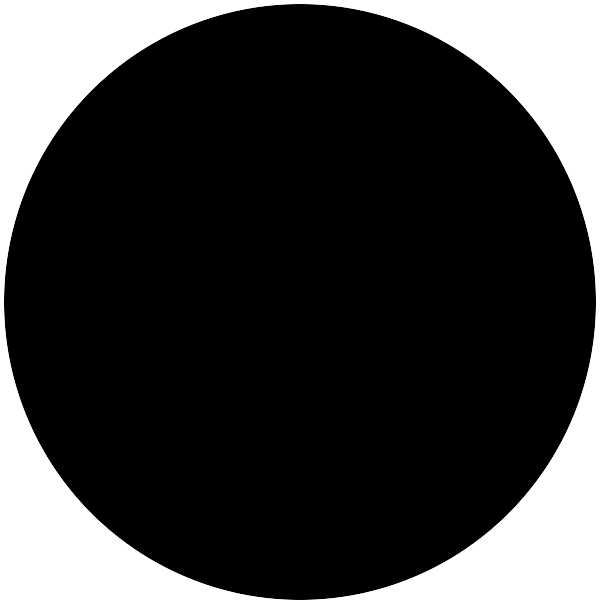
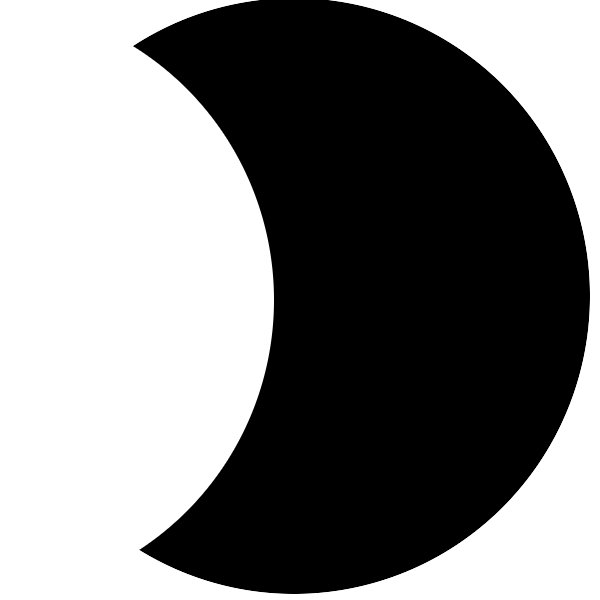
Comparing the layer stacks of the two 600 x 600 images. Changes:
painted on "Background" over [4, 0, 596, 600]
